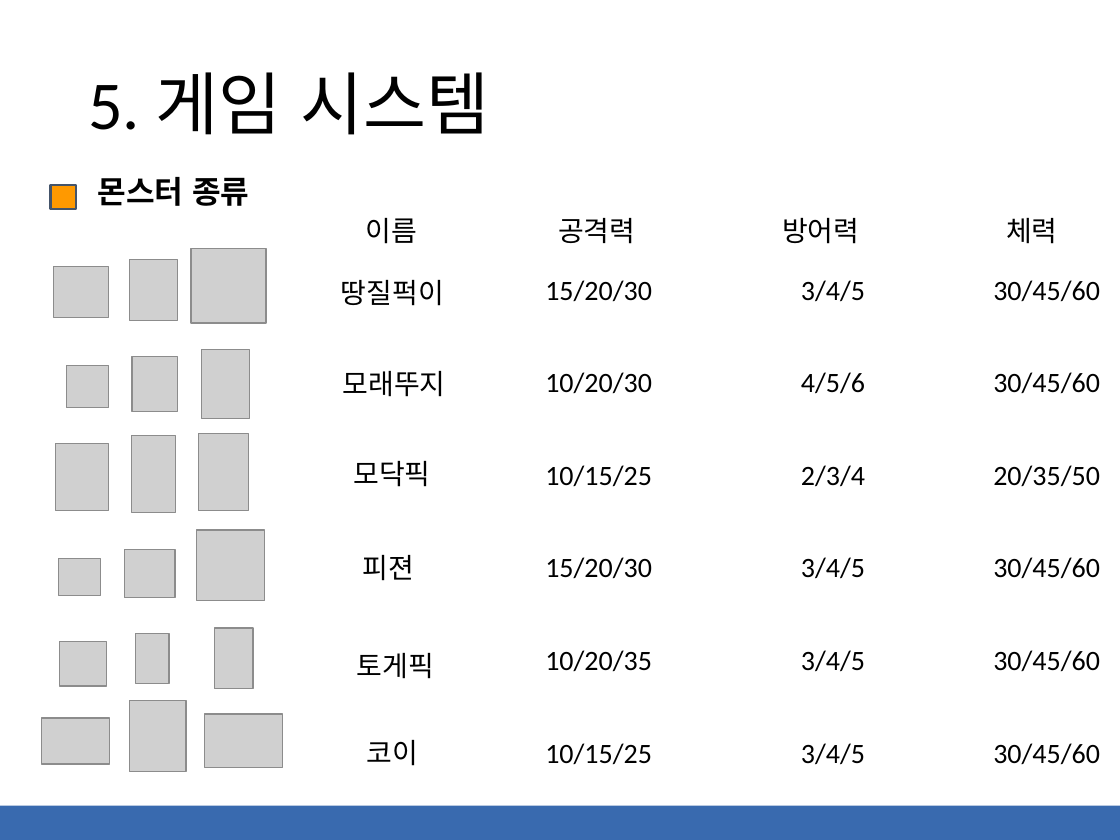
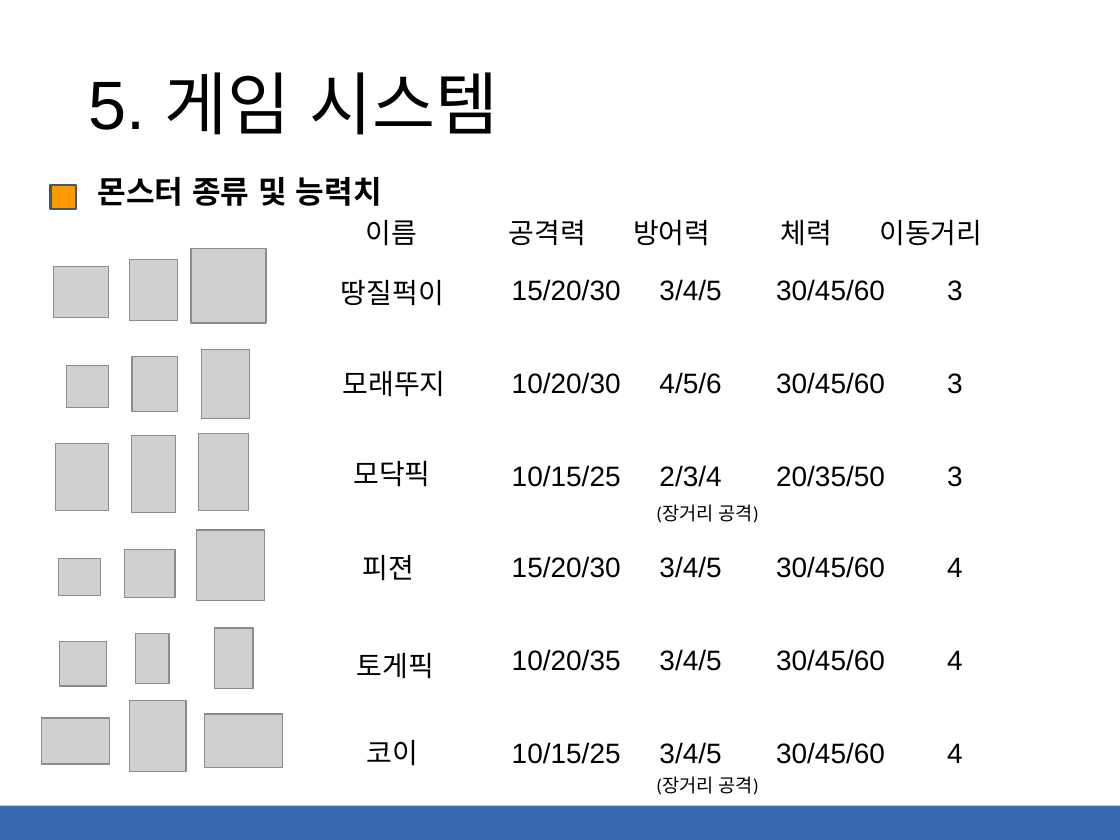
Before and after one commit to kimsibaek/cocos2d-x-work, a slide deck: slide 14 of 0000.Project/게임기획서-스피리추얼 소울2(Spiritual Soul 2).pptx (slide 15 before the commit). Drawn at 1120x840 pixels with LibreOffice and Linux fonts; fonts in the diff are those of the drawing; grey boxes stand for pictures. Boxes give left, top, right and bottom in pixels: in the first picture for what was removed or moved away, otherwise in the second. Text is boxed around its words. In the diff, an @@ line names an element or a change of style, - is before the commit and + after.

```diff
--- a/0000.Project/게임기획서-스피리추얼 소울2(Spiritual Soul 2).pptx
+++ b/0000.Project/게임기획서-스피리추얼 소울2(Spiritual Soul 2).pptx
@@ title "5. 게임 시스템" at <box>88,72,498,135</box>: font Calibri to Arial @@
@@ text at <box>98,177,382,206</box>: text changed; font Calibri to Arial @@
-몬스터 종류
+몬스터 종류 및 능력치
@@ text at <box>365,220,982,246</box>: text changed; font Calibri to Arial @@
-이름 공격력 방어력 체력
+이름 공격력 방어력 체력 이동거리
@@ text at <box>512,279,963,301</box>: text changed; font Calibri to Arial @@
-15/20/30 3/4/5 30/45/60
+15/20/30 3/4/5 30/45/60 3
@@ text at <box>512,372,963,394</box>: text changed; font Calibri to Arial @@
-10/20/30 4/5/6 30/45/60
+10/20/30 4/5/6 30/45/60 3
@@ text at <box>512,465,963,487</box>: text changed; font Calibri to Arial @@
-10/15/25 2/3/4 20/35/50
+10/15/25 2/3/4 20/35/50 3
@@ text added at <box>656,504,759,523</box>, 12 pt, text #000000 @@
+(장거리 공격)
@@ text at <box>512,556,963,578</box>: text changed; font Calibri to Arial @@
-15/20/30 3/4/5 30/45/60
+15/20/30 3/4/5 30/45/60 4
@@ text at <box>512,649,963,671</box>: text changed; font Calibri to Arial @@
-10/20/35 3/4/5 30/45/60
+10/20/35 3/4/5 30/45/60 4
@@ text at <box>512,742,963,764</box>: text changed; font Calibri to Arial @@
-10/15/25 3/4/5 30/45/60
+10/15/25 3/4/5 30/45/60 4
@@ text added at <box>656,776,759,795</box>, 12 pt, text #000000 @@
+(장거리 공격)
```
Also in this commit, not shown: 16 other slides changed, 6 slides added, 2 slides removed.
